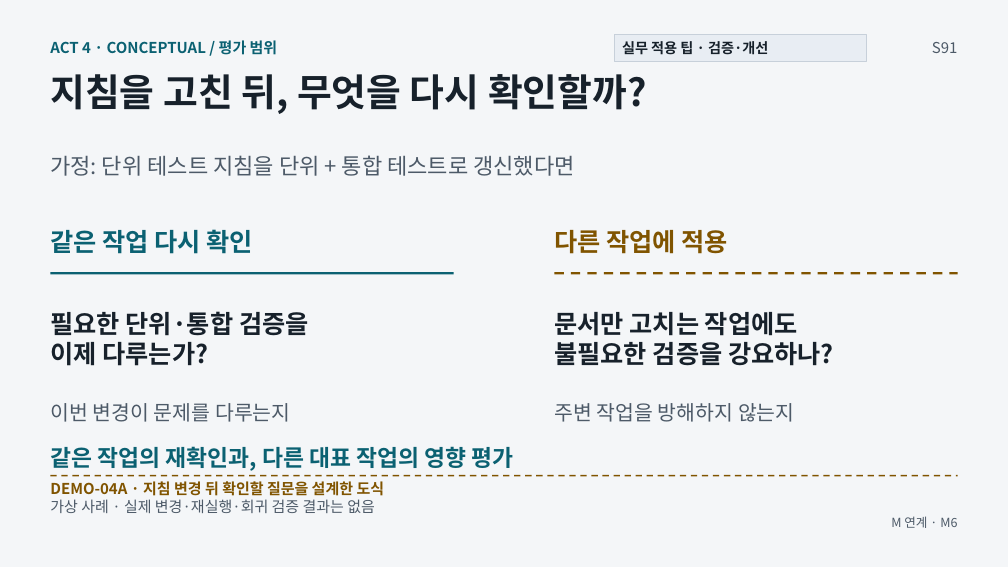
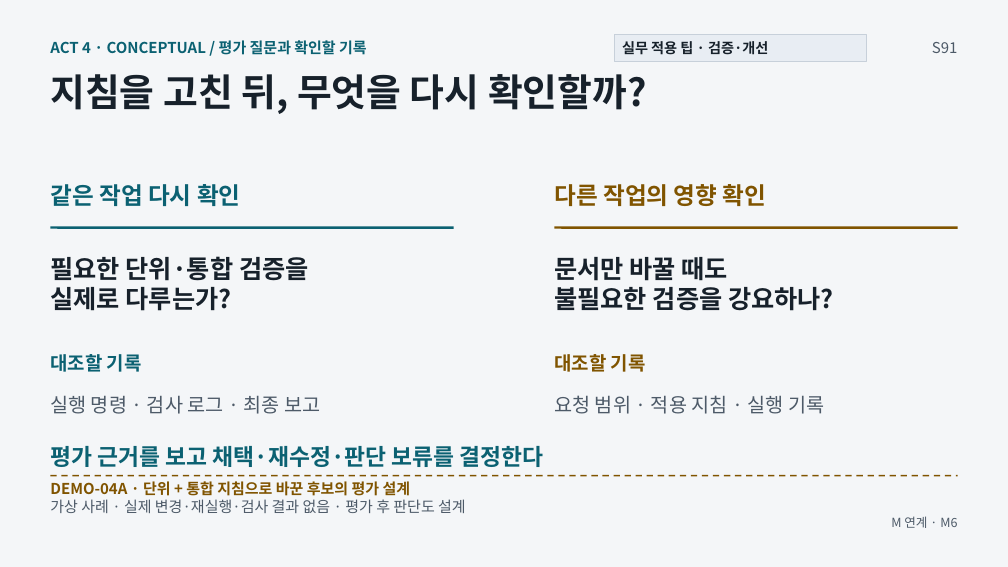
Before and after one commit to GideokKim/ai-dev-training, a slide deck: slide 10 of production/ACT_4.pptx. Drawn at 1008x567 pixels with LibreOffice and Linux fonts; fonts in the diff are those of the drawing. Boxes give left, top, right and bottom in pixels: in the first picture for what was removed or moved away, otherwise in the second. Text is boxed around its words. In the diff, an @@ line names an element or a change of style, - is before the commit and + after.

```diff
--- a/production/ACT_4.pptx
+++ b/production/ACT_4.pptx
@@ text at (x1=50, y1=40, x2=367, y2=55): text changed @@
-ACT 4 · CONCEPTUAL / 평가 범위
+ACT 4 · CONCEPTUAL / 평가 질문과 확인할 기록
@@ text "같은 작업 다시 확인" at (x1=50, y1=184, x2=241, y2=206): size 24 to 22.5 pt @@
@@ text removed at (x1=50, y1=155, x2=574, y2=176) @@
-가정: 단위 테스트 지침을 단위 + 통합 테스트로 갱신했다면
@@ text at (x1=554, y1=184, x2=767, y2=206): text changed; size 24 to 22.5 pt @@
-다른 작업에 적용
+다른 작업의 영향 확인
@@ 2 lines, 1 text moved together from (x1=50, y1=229, x2=958, y2=273) to (x1=50, y1=184, x2=958, y2=228) @@
@@ line (554, 228) - (958, 228): stroke #805400 2.25 pt dashed to #805400 2.25 pt @@
@@ text "필요한 단위·통합 검증을" moved from (x1=50, y1=311, x2=309, y2=366) to (x1=50, y1=256, x2=309, y2=311) @@
@@ text at (x1=554, y1=257, x2=728, y2=281): text changed @@
-문서만 고치는 작업에도
+문서만 바꿀 때도
@@ text "문서만 바꿀 때도" moved from (x1=554, y1=312, x2=834, y2=366) to (x1=554, y1=257, x2=834, y2=311) @@
@@ text at (x1=50, y1=287, x2=232, y2=311): text changed @@
-이제 다루는가?
+실제로 다루는가?
@@ text added at (x1=50, y1=354, x2=142, y2=372), 18 pt, text #0B6172, bold @@
+대조할 기록
@@ text added at (x1=554, y1=354, x2=646, y2=372), 18 pt, text #805400, bold @@
+대조할 기록
@@ text removed at (x1=50, y1=403, x2=290, y2=422) @@
-이번 변경이 문제를 다루는지
@@ text added at (x1=50, y1=395, x2=320, y2=414), 18.8 pt, text #4D5A68 @@
+실행 명령 · 검사 로그 · 최종 보고
@@ text removed at (x1=554, y1=403, x2=795, y2=422) @@
-주변 작업을 방해하지 않는지
@@ text added at (x1=554, y1=395, x2=824, y2=414), 18.8 pt, text #4D5A68 @@
+요청 범위 · 적용 지침 · 실행 기록
@@ text at (x1=50, y1=446, x2=544, y2=467): text changed @@
-같은 작업의 재확인과, 다른 대표 작업의 영향 평가
+평가 근거를 보고 채택·재수정·판단 보류를 결정한다
@@ text at (x1=50, y1=499, x2=466, y2=513): text changed @@
-가상 사례 · 실제 변경·재실행·회귀 검증 결과는 없음
+가상 사례 · 실제 변경·재실행·검사 결과 없음 · 평가 후 판단도 설계
@@ text at (x1=50, y1=481, x2=411, y2=496): text changed @@
-DEMO-04A · 지침 변경 뒤 확인할 질문을 설계한 도식
+DEMO-04A · 단위 + 통합 지침으로 바꾼 후보의 평가 설계
```
Also in this commit, not shown: 7 other slides changed, 54 other files.
